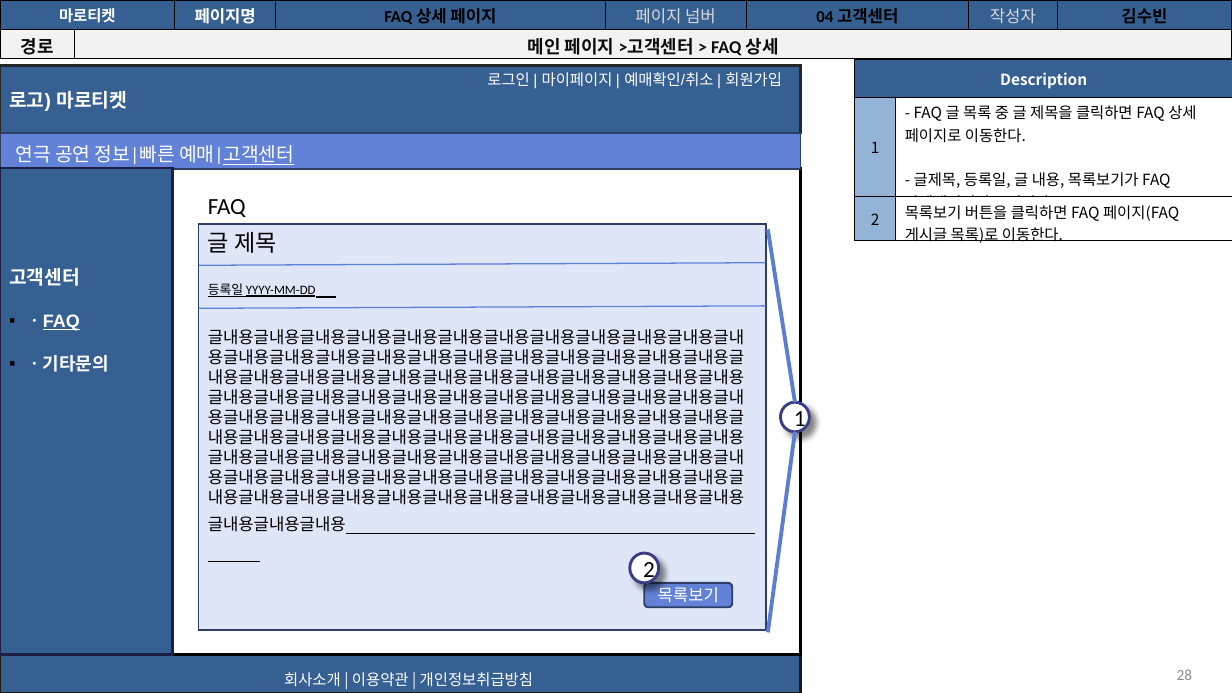
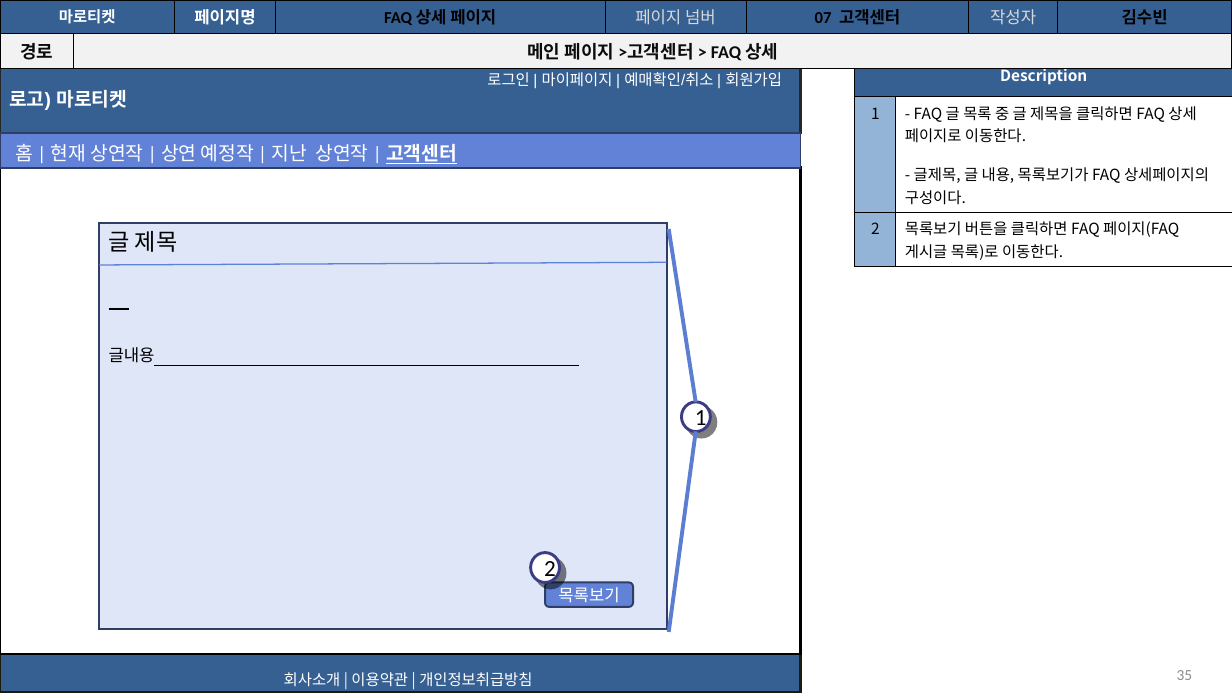
Before and after one commit to Soobinnni/Marroticket, a slide deck: slide 35 of 프로젝트 산출물/9. 스토리보드/마로티켓 사용자 스토리보드.pptx (slide 28 before the commit). Drawn at 1232x693 pixels with LibreOffice and Linux fonts; fonts in the diff are those of the drawing. Boxes give left, top, right and bottom in pixels: in the first picture for what was removed or moved away, otherwise in the second. Text is boxed around its words. In the diff, an @@ line names an element or a change of style, - is before the commit and + after.

```diff
--- a/프로젝트 산출물/9. 스토리보드/마로티켓 사용자 스토리보드.pptx
+++ b/프로젝트 산출물/9. 스토리보드/마로티켓 사용자 스토리보드.pptx
@@ table at (x1=0, y1=0, x2=1232, y2=303) @@
-row 1, column 6: 04 고객센터
+row 1, column 6: 07 고객센터
@@ borders changed @@
@@ table at (x1=855, y1=59, x2=1232, y2=362) @@
-row 2, column 2: - FAQ 글 목록 중 글 제목을 클릭하면 FAQ 상세 페이지로 이동한다. / - 글제목, 등록일, 글 내용, 목록보기가 FAQ 상세페이지의 구성이다.
+row 2, column 2: - FAQ 글 목록 중 글 제목을 클릭하면 FAQ 상세 페이지로 이동한다. / - 글제목, 글 내용, 목록보기가 FAQ 상세페이지의 구성이다.
@@ borders changed @@
@@ rectangle "로고) 마로티켓" at (x1=0, y1=66, x2=800, y2=133): outline #262626 2 pt to #262626 2.01 pt @@
@@ text at (x1=15, y1=144, x2=457, y2=164): text changed @@
-연극 공연 정보|빠른 예매|고객센터
+홈 | 현재 상연작 | 상연 예정작 | 지난 상연작 | 고객센터
@@ rectangle at (x1=0, y1=167, x2=800, y2=653): outline #000000 2 pt to #000000 2.01 pt @@
@@ rectangle removed at (x1=0, y1=168, x2=173, y2=654) @@
-고객센터
-▪ ㆍFAQ
-▪ ㆍ기타문의
@@ text removed at (x1=208, y1=199, x2=246, y2=217) @@
-FAQ
@@ rectangle added at (x1=99, y1=223, x2=666, y2=628), fill #DFE6F7, outline #2E3E67 1.5 pt, 18 pt, text #000000 @@
+글 제목
+글내용
@@ rectangle removed at (x1=199, y1=224, x2=766, y2=629) @@
-글 제목
-등록일 YYYY-MM-DD
-글내용글내용글내용글내용글내용글내용글내용글내용글내용글내용글내용글내용글내용글내용글내용글내용글내용글내용글내용글내용글내용글내용글내용글내용글내용글내용글내용글내용글내용글내용글내용글내용글내용글내용글내용글내용글내용글내용글내용글내용글내용글내용글내용글내용글내용글내용글내용글내용글내용글내용글내용글내용글내용글내용글내용글내용글내용글내용글내용글내용글내용글내용글내용글내용글내용글내용글내용글내용글내용글내용글내용글내용글내용글내용글내용글내용글내용글내용글내용글내용글내용글내용글내용글내용글내용글내용글내용글내용글내용글내용글내용글내용글내용글내용글내용글내용글내용글내용글내용글내용글내용글내용글내용글내용글내용글내용글내용글내용
@@ 3 lines, 2 ellipses, 1 rounded rectangle moved together from (x1=199, y1=229, x2=809, y2=632) to (x1=99, y1=229, x2=710, y2=632) @@
@@ line (668, 229) - (696, 402): stroke #5B7ED3 3 pt to #5B7ED3 3.03 pt @@
@@ line (99, 265) - (666, 262): stroke #5E81D9 1 pt to #5E81D9 0.99 pt @@
@@ line removed from (199, 309) to (765, 306) @@
@@ ellipse "1" at (x1=681, y1=402, x2=710, y2=432): outline #3A3C84 2.25 pt to #3A3C84 2.27 pt; shadow changed @@
@@ line (696, 432) - (668, 632): stroke #5B7ED3 3 pt to #5B7ED3 3.03 pt @@
@@ ellipse "2" at (x1=531, y1=553, x2=559, y2=582): outline #3A3C84 2.25 pt to #3A3C84 2.27 pt; shadow changed @@
@@ rectangle "회사소개 | 이용약관 | 개인정보취급방침" at (x1=0, y1=654, x2=800, y2=693): indent changed; outline #1D1B10 2 pt to #1D1B10 2.01 pt @@
@@ page number at (x1=1177, y1=670, x2=1193, y2=680): text changed @@
-28
+35
```
Also in this commit, not shown: 47 other slides changed, 13 slides added, 1 slide removed, 36 other files.
